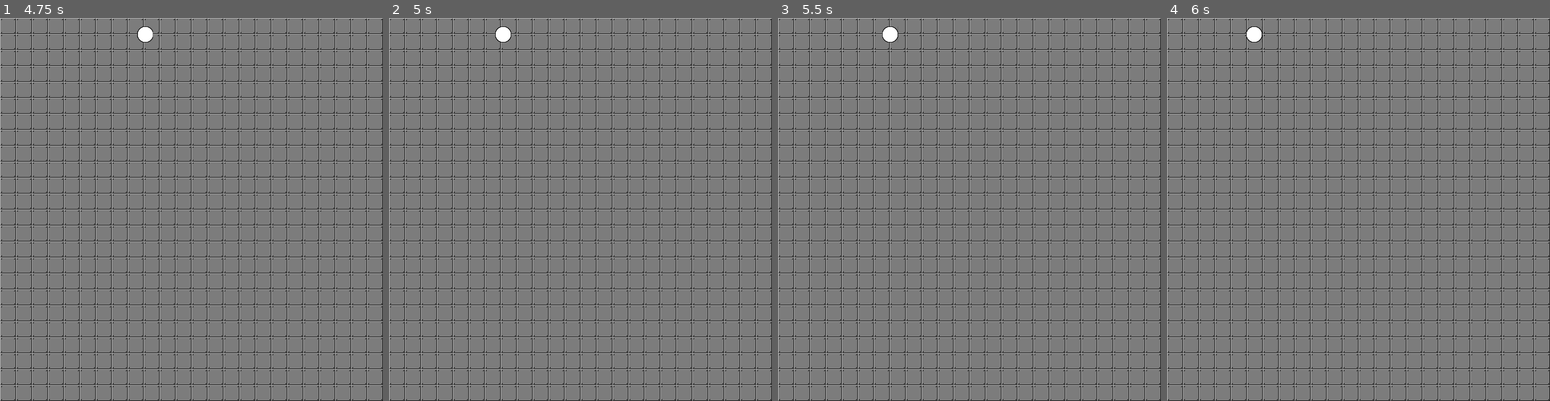
Above: before the commit, frames 1-4 (left to right).
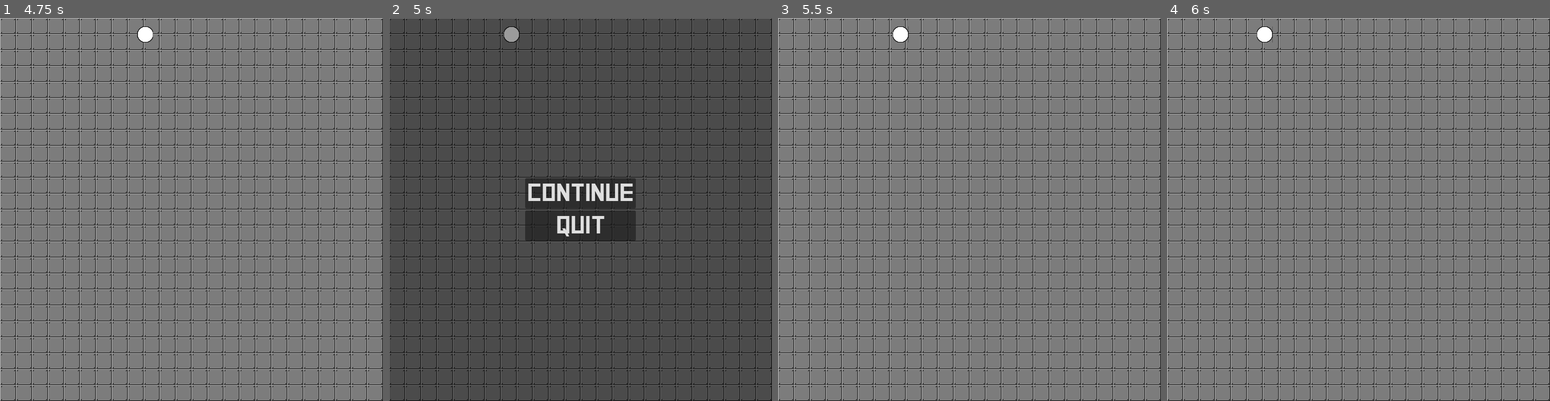
Above: after the commit, the same moments.

Repository: Silvester56/splintershape2
Game: Godot game, scene res://scenes/main_menu.tscn
Same seed, same stepped clock (60 frames per second), same inputs: the game is played once before the commit and once after it.
Inputs (mouse positions are in pixels of both pictures, inside the frame that each line leads up to):
- Up to frame 1 (4.75 s): click "Play" at 0.5 s; tap Enter at 1.25 s; hold D (right) 1.28-2.03 s; hold S (down) 2.03-2.78 s; hold D (right) 2.78-3.53 s; hold W (up) 3.53-4.28 s; hold A (left) from 4.28 s (still down)
- Up to frame 2 (5 s): keep holding A (left); tap Escape (pause, bound only after the commit) at 4.9 s
- Up to frame 3 (5.5 s): release A (left) at 5 s; click (969, 194) at 5 s, where only the run after the commit has a clickable "CONTINUE"
- Up to frame 4 (6 s): tap Space at 5.75 s; hold A (left) from 5.78 s (still down)

Frame 1 is identical in both runs. In frame 2, 93% of the frame differs, in the area x 0-100%, y 0-100%; in frame 3, 0.2%; in frame 4, 0.2%.

Commit message:
Add basic pause menu

Diff:
--- a/project.godot
+++ b/project.godot
@@ -46,6 +46,11 @@
 , Object(InputEventKey,"resource_local_to_scene":false,"resource_name":"","device":-1,"window_id":0,"alt_pressed":false …(186 unchanged characters)…
 ]
 }
+pause={
+"deadzone": 0.5,
+"events": [Object(InputEventKey,"resource_local_to_scene":false,"resource_name":"","device":-1,"window_id":0,"alt_pressed":false,"shift_pressed":false,"ctrl_pressed":false,"meta_pressed":false,"pressed":false,"keycode":0,"physical_keycode":4194305,"key_label":0,"unicode":0,"location":0,"echo":false,"script":null)
+]
+}
 
 [rendering]
 
--- a/scenes/game.tscn
+++ b/scenes/game.tscn
@@ -1,9 +1,10 @@
-[gd_scene load_steps=10 format=4 uid="uid://duqwd6dq77e2t"]
+[gd_scene load_steps=11 format=4 uid="uid://duqwd6dq77e2t"]
 
 [ext_resource type="Texture2D" uid="uid://mjntlh023xya" path="res://assets/ground.png" id="1_0fj6p"]
 [ext_resource type="Script" path="res://scripts/player.gd" id="1_fvkvv"]
 [ext_resource type="Texture2D" uid="uid://b66cfltg63n7w" path="res://assets/characters.png" id="2_qyyf7"]
 [ext_resource type="Script" path="res://scripts/camera_2d.gd" id="4_aqeh8"]
+[ext_resource type="Theme" uid="uid://bm5m1ok5fbb37" path="res://themes/square.tres" id="5_ngje2"]
 
 [sub_resource type="TileMapPattern" id="TileMapPattern_e0d8s"]
 tile_data = PackedInt32Array(0, 65536, 0, 65536, 65536, 0, 131072, 65536, 0, 196608, 65536, 0, 262144, 65536, 0, 327680 …(10339 unchanged characters)…
@@ -17,28 +18,10 @@
 0:0/0 = 0
 0:0/0/physics_layer_0/polygon_0/points = PackedVector2Array(-16, -16, 16, -16, 16, 16, -16, 16)
 1:0/0 = 0
-2:0/0 = 0
-3:0/0 = 0
 0:1/0 = 0
 1:1/0 = 0
-2:1/0 = 0
-3:1/0 = 0
 0:2/0 = 0
 1:2/0 = 0
-2:2/0 = 0
-3:2/0 = 0
-0:3/0 = 0
-1:3/0 = 0
-2:3/0 = 0
-3:3/0 = 0
-0:4/0 = 0
-1:4/0 = 0
-2:4/0 = 0
-3:4/0 = 0
-0:5/0 = 0
-1:5/0 = 0
-2:5/0 = 0
-3:5/0 = 0
 
 [sub_resource type="TileSet" id="TileSet_ekg8q"]
 tile_size = Vector2i(32, 32)
@@ -70,3 +53,51 @@
 
 [node name="Camera2D" type="Camera2D" parent="Player"]
 script = ExtResource("4_aqeh8")
+
+[node name="PauseScreen" type="Control" parent="Player/Camera2D"]
+process_mode = 2
+visible = false
+layout_mode = 3
+anchors_preset = 8
+anchor_left = 0.5
+anchor_top = 0.5
+anchor_right = 0.5
+anchor_bottom = 0.5
+offset_left = -384.0
+offset_top = -384.0
+offset_right = 384.0
+offset_bottom = 384.0
+grow_horizontal = 2
+grow_vertical = 2
+theme = ExtResource("5_ngje2")
+
+[node name="ColorRect" type="ColorRect" parent="Player/Camera2D/PauseScreen"]
+layout_mode = 0
+offset_right = 768.0
+offset_bottom = 768.0
+color = Color(0, 0, 0, 0.392157)
+
+[node name="VBoxContainer" type="VBoxContainer" parent="Player/Camera2D/PauseScreen"]
+layout_mode = 1
+anchors_preset = 8
+anchor_left = 0.5
+anchor_top = 0.5
+anchor_right = 0.5
+anchor_bottom = 0.5
+offset_left = -20.0
+offset_top = -20.0
+offset_right = 20.0
+offset_bottom = 20.0
+grow_horizontal = 2
+grow_vertical = 2
+
+[node name="Continue" type="Button" parent="Player/Camera2D/PauseScreen/VBoxContainer"]
+layout_mode = 2
+text = "CONTINUE"
+
+[node name="Quit" type="Button" parent="Player/Camera2D/PauseScreen/VBoxContainer"]
+layout_mode = 2
+text = "QUIT"
+
+[connection signal="pressed" from="Player/Camera2D/PauseScreen/VBoxContainer/Continue" to="Player" method="_on_continue_pressed"]
+[connection signal="pressed" from="Player/Camera2D/PauseScreen/VBoxContainer/Quit" to="Player" method="_on_quit_pressed"]
--- a/scenes/main_menu.tscn
+++ b/scenes/main_menu.tscn
@@ -1,12 +1,8 @@
-[gd_scene load_steps=7 format=4 uid="uid://cgrm7cv2trjx3"]
+[gd_scene load_steps=6 format=4 uid="uid://cgrm7cv2trjx3"]
 
-[ext_resource type="FontFile" uid="uid://dinguk5v41xpp" path="res://assets/square.ttf" id="1_c0p1n"]
 [ext_resource type="Texture2D" uid="uid://mjntlh023xya" path="res://assets/ground.png" id="1_n6ush"]
+[ext_resource type="Theme" uid="uid://bm5m1ok5fbb37" path="res://themes/square.tres" id="1_u880y"]
 [ext_resource type="Script" path="res://scripts/main_menu.gd" id="2_0am6t"]
-
-[sub_resource type="Theme" id="Theme_kcsv7"]
-default_font = ExtResource("1_c0p1n")
-default_font_size = 50
 
 [sub_resource type="TileSetAtlasSource" id="TileSetAtlasSource_ecay5"]
 texture = ExtResource("1_n6ush")
@@ -14,28 +10,10 @@
 0:0/0 = 0
 0:0/0/physics_layer_0/polygon_0/points = PackedVector2Array(-16, -16, 16, -16, 16, 16, -16, 16)
 1:0/0 = 0
-2:0/0 = 0
-3:0/0 = 0
 0:1/0 = 0
 1:1/0 = 0
-2:1/0 = 0
-3:1/0 = 0
 0:2/0 = 0
 1:2/0 = 0
-2:2/0 = 0
-3:2/0 = 0
-0:3/0 = 0
-1:3/0 = 0
-2:3/0 = 0
-3:3/0 = 0
-0:4/0 = 0
-1:4/0 = 0
-2:4/0 = 0
-3:4/0 = 0
-0:5/0 = 0
-1:5/0 = 0
-2:5/0 = 0
-3:5/0 = 0
 
 [sub_resource type="TileSet" id="TileSet_3xh7d"]
 tile_size = Vector2i(32, 32)
@@ -49,7 +27,7 @@
 anchor_bottom = 1.0
 grow_horizontal = 2
 grow_vertical = 2
-theme = SubResource("Theme_kcsv7")
+theme = ExtResource("1_u880y")
 script = ExtResource("2_0am6t")
 
 [node name="Ground" type="TileMapLayer" parent="."]
--- a/scripts/player.gd
+++ b/scripts/player.gd
@@ -3,6 +3,9 @@
 const SPEED = 250.0
 
 func _physics_process(_delta: float) -> void:
+	if Input.is_action_just_pressed("pause"):
+		get_tree().paused = true;
+		$Camera2D/PauseScreen.show()
 	var directionX := Input.get_axis("left", "right")
 	if directionX:
 		velocity.x = directionX * SPEED
@@ -14,3 +17,12 @@
 	else:
 		velocity.y = move_toward(velocity.y, 0, SPEED)
 	move_and_slide()
+
+
+func _on_continue_pressed() -> void:
+	get_tree().paused = false;
+	$Camera2D/PauseScreen.hide()
+
+func _on_quit_pressed() -> void:
+	get_tree().paused = false;
+	get_tree().change_scene_to_file("res://scenes/main_menu.tscn")
--- /dev/null
+++ b/themes/square.tres
@@ -0,0 +1,7 @@
+[gd_resource type="Theme" load_steps=2 format=3 uid="uid://bm5m1ok5fbb37"]
+
+[ext_resource type="FontFile" uid="uid://dinguk5v41xpp" path="res://assets/square.ttf" id="1_vm456"]
+
+[resource]
+default_font = ExtResource("1_vm456")
+default_font_size = 50
